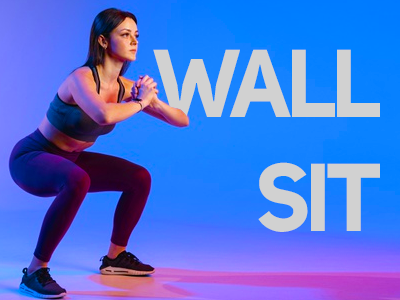
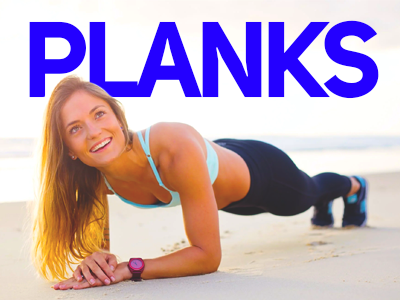
Before/after of a 400 x 300 layered artwork. What changed in the layer stack:
renamed "WALL SIT" to "PLANKS", painted on it over [29, 20, 380, 232]
added layer "Layer 4" above "Layer 3" over [0, 0, 400, 300]
hid "Layer 1" over [0, 0, 400, 300]
